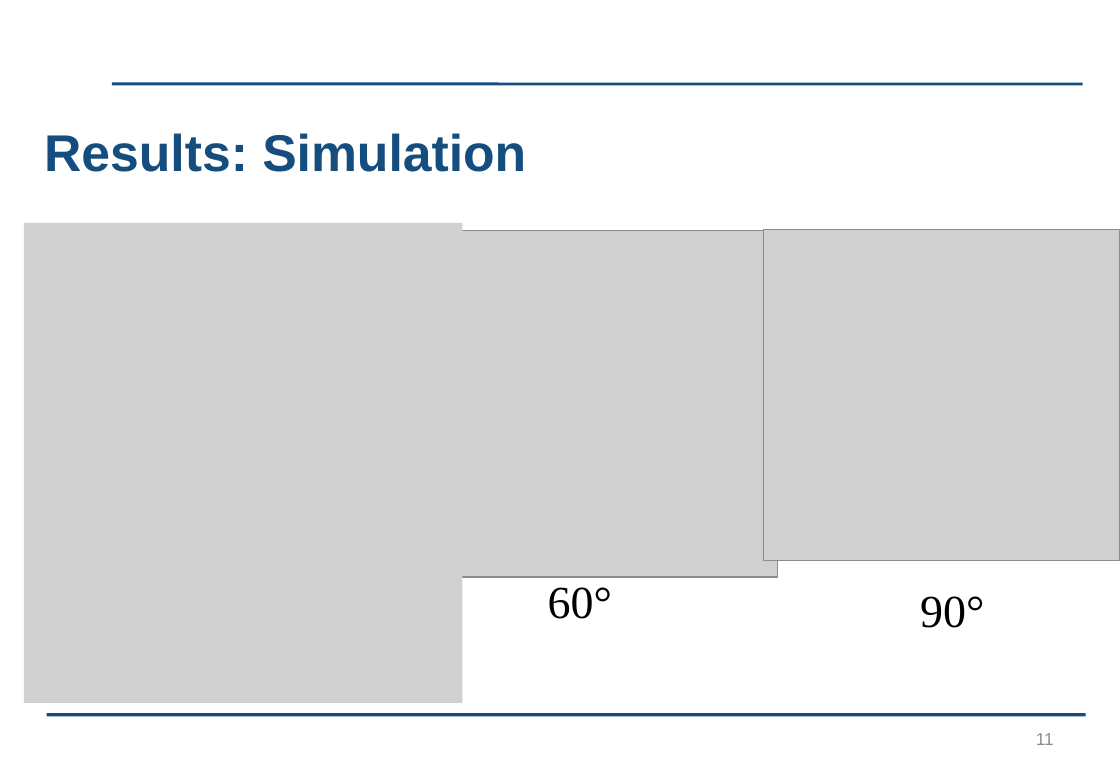
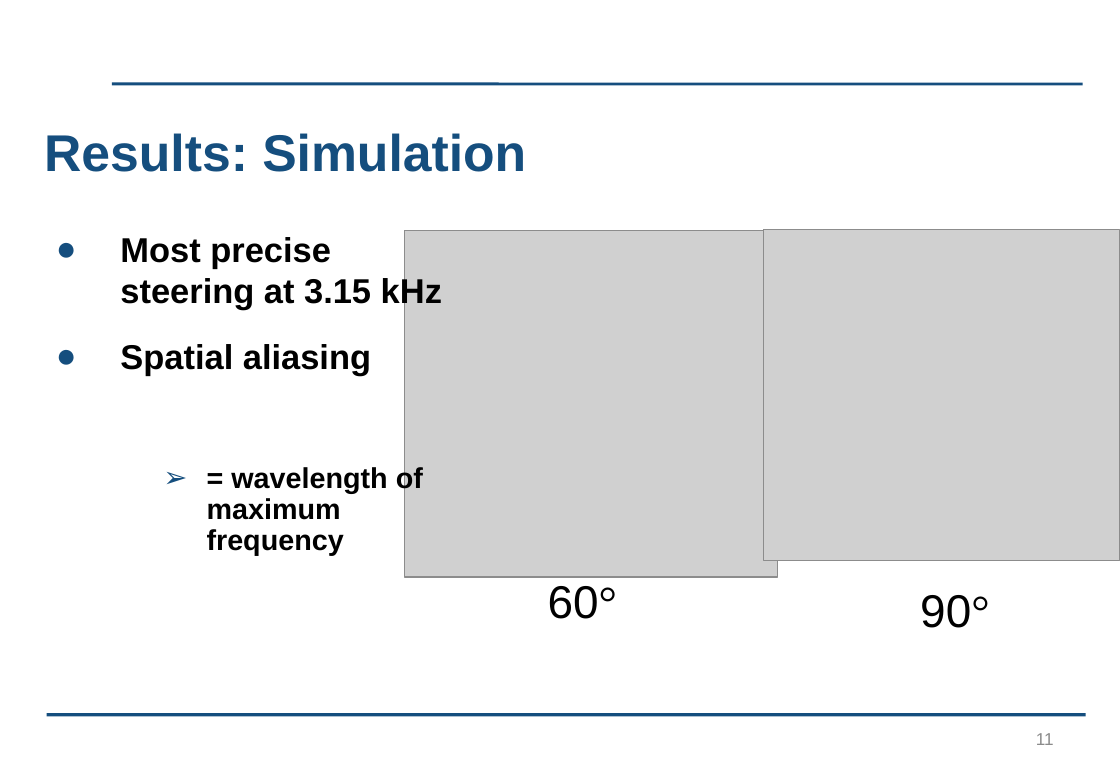
Before and after one commit to kayjayB/I_cant_hear_you, a slide deck: slide 11 of Presentation/Lab Project Presentation.pptx. Drawn at 1120x775 pixels with LibreOffice and Linux fonts; fonts in the diff are those of the drawing; grey boxes stand for pictures; background and template pictures are left out. Boxes give left, top, right and bottom in pixels: in the first picture for what was removed or moved away, otherwise in the second. Text is boxed around its words. In the diff, an @@ line names an element or a change of style, - is before the commit and + after.

```diff
--- a/Presentation/Lab Project Presentation.pptx
+++ b/Presentation/Lab Project Presentation.pptx
@@ picture removed at [24, 223, 462, 704] @@
@@ text added at [120, 237, 442, 556], 24 pt, text #000000, bold @@
+● Most precise steering at 3.15 kHz
+● Spatial aliasing
+  ➢ = wavelength of maximum frequency
@@ text "60°" at [548, 586, 617, 619]: font Times New Roman to Arial in "60°" @@
@@ text "90°" at [920, 595, 989, 628]: font Times New Roman to Arial in "90°" @@
```
Also in this commit, not shown: 3 other slides changed, 1 slide added, 1 slide removed.
